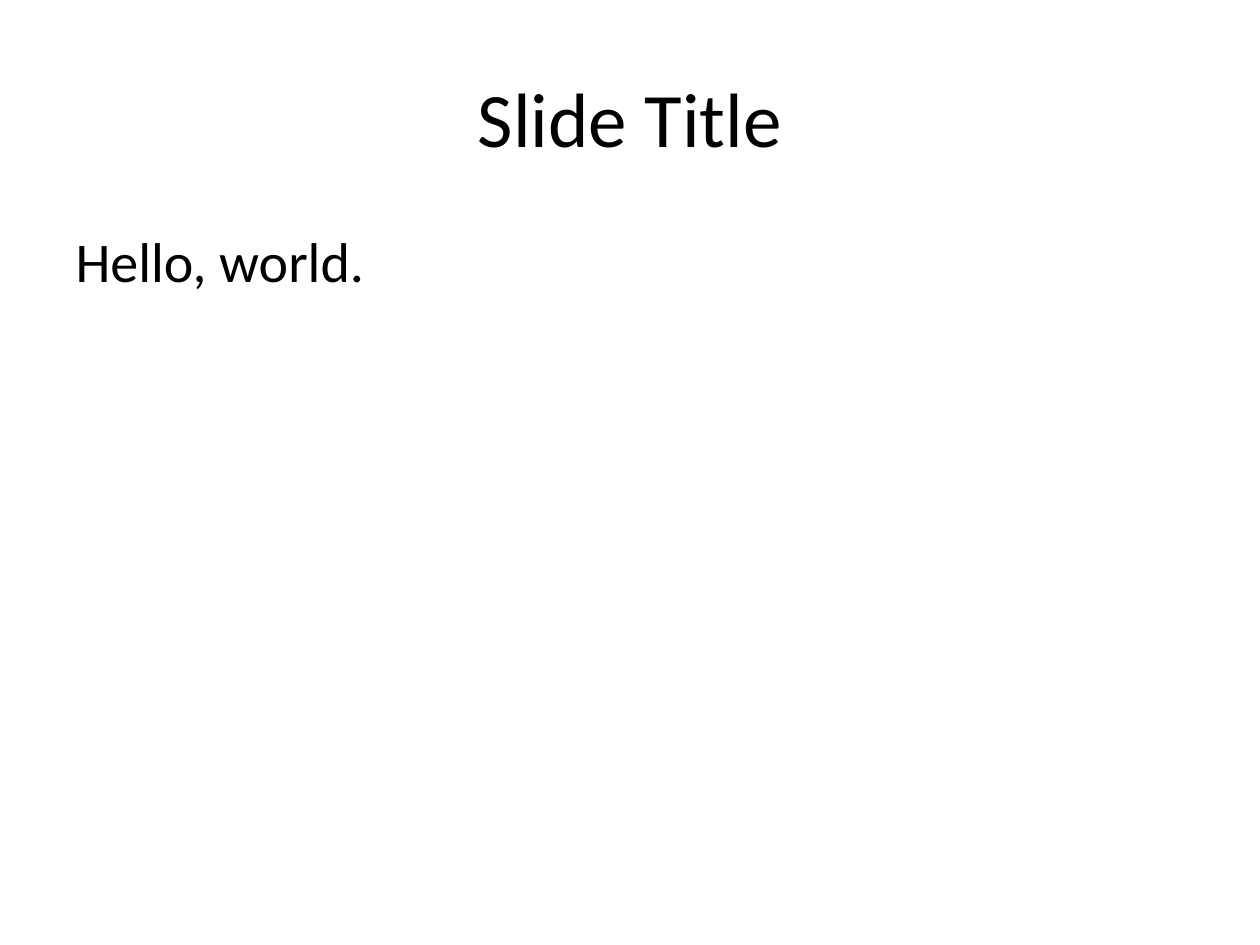
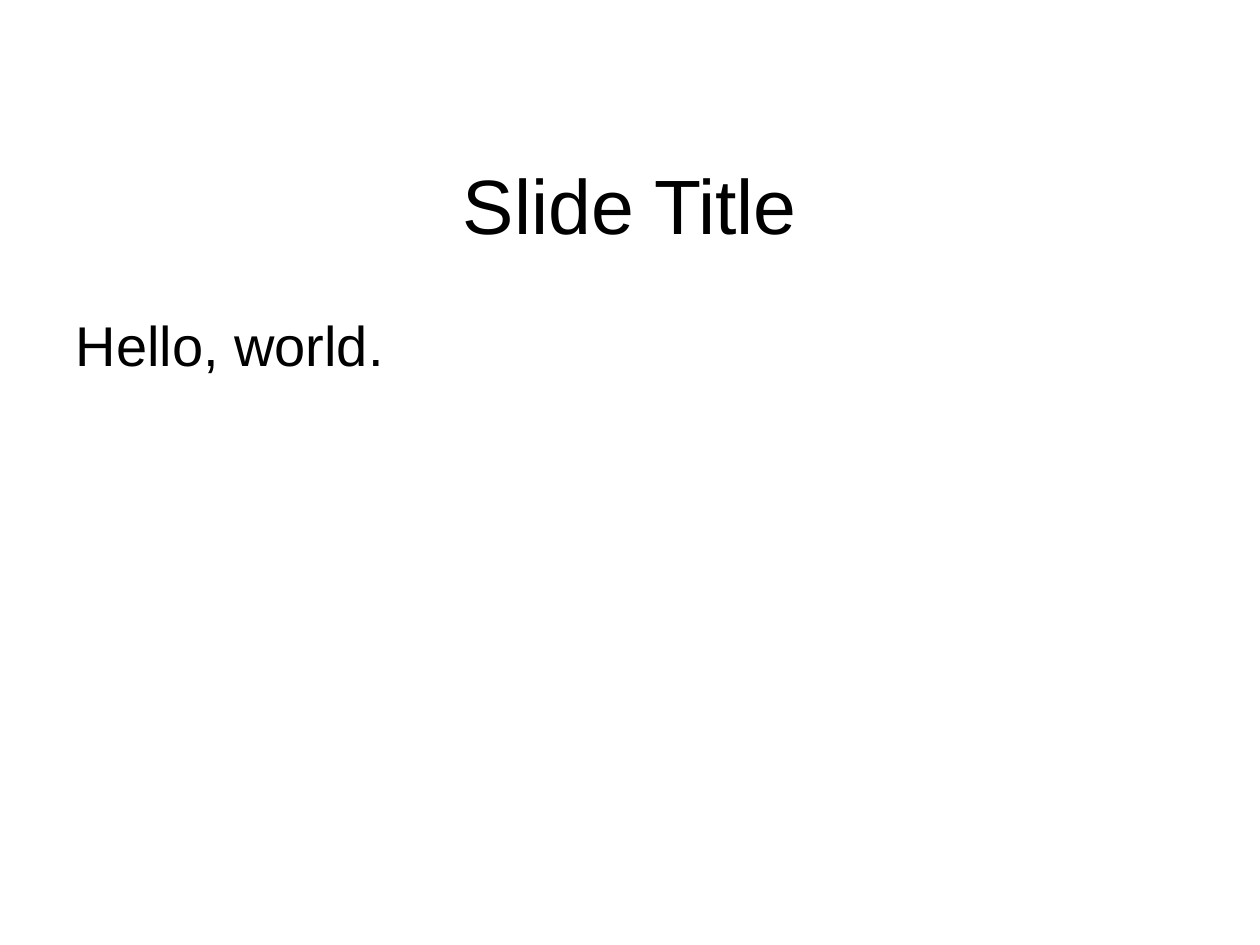
Before and after one commit to rmlane/bscContentHelpers, a slide deck: slide 2 of inst/rmd_files/uic_ref.pptx. Drawn at 1260x945 pixels with LibreOffice and Linux fonts; fonts in the diff are those of the drawing; background and template pictures are left out. Boxes give left, top, right and bottom in pixels: in the first picture for what was removed or moved away, otherwise in the second. Text is boxed around its words. In the diff, an @@ line names an element or a change of style, - is before the commit and + after.

```diff
--- a/inst/rmd_files/uic_ref.pptx
+++ b/inst/rmd_files/uic_ref.pptx
@@ title "Slide Title" at [463,178,797,235]: font Calibri to Arial @@
@@ title "Slide Title": place and size @@
-title "Slide Title" at [478,93,782,148]
+title "Slide Title" at [463,178,797,235]
@@ text "Hello, world.": place and size @@
-text "Hello, world." at [76,243,364,289]
+text "Hello, world." at [76,325,383,374]
@@ text "Hello, world." at [76,325,383,374]: font Calibri to Arial @@
```
Also in this commit, not shown: 3 other slides changed, 5 other files.
